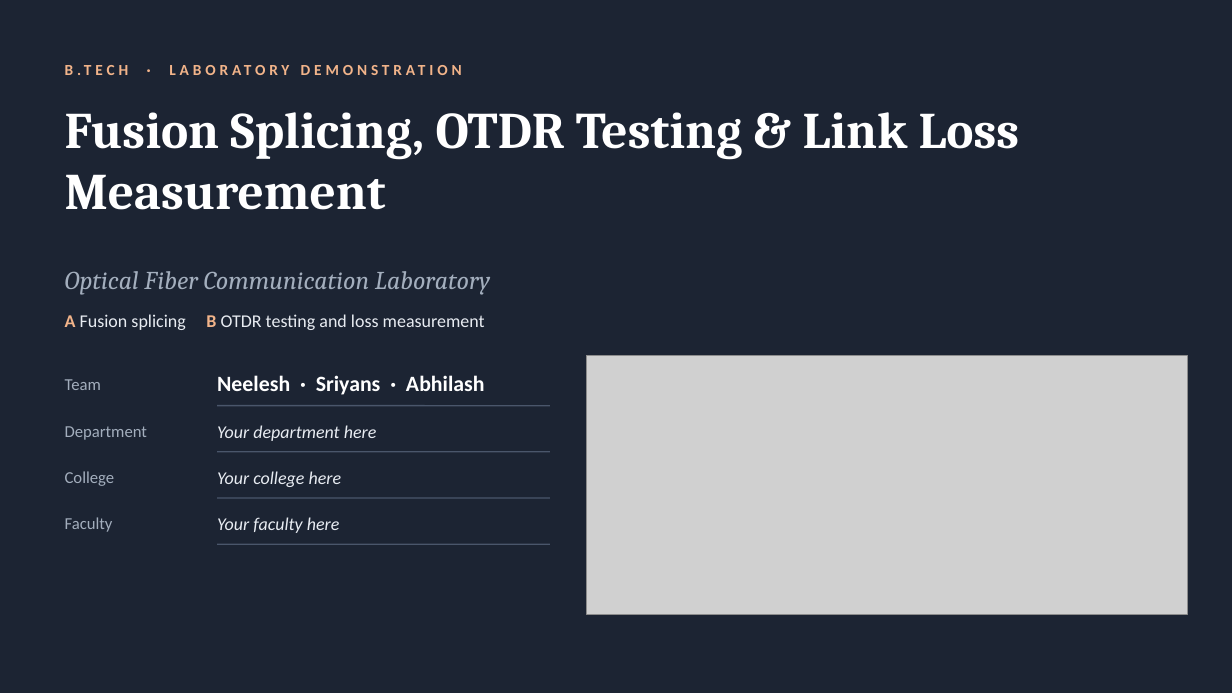
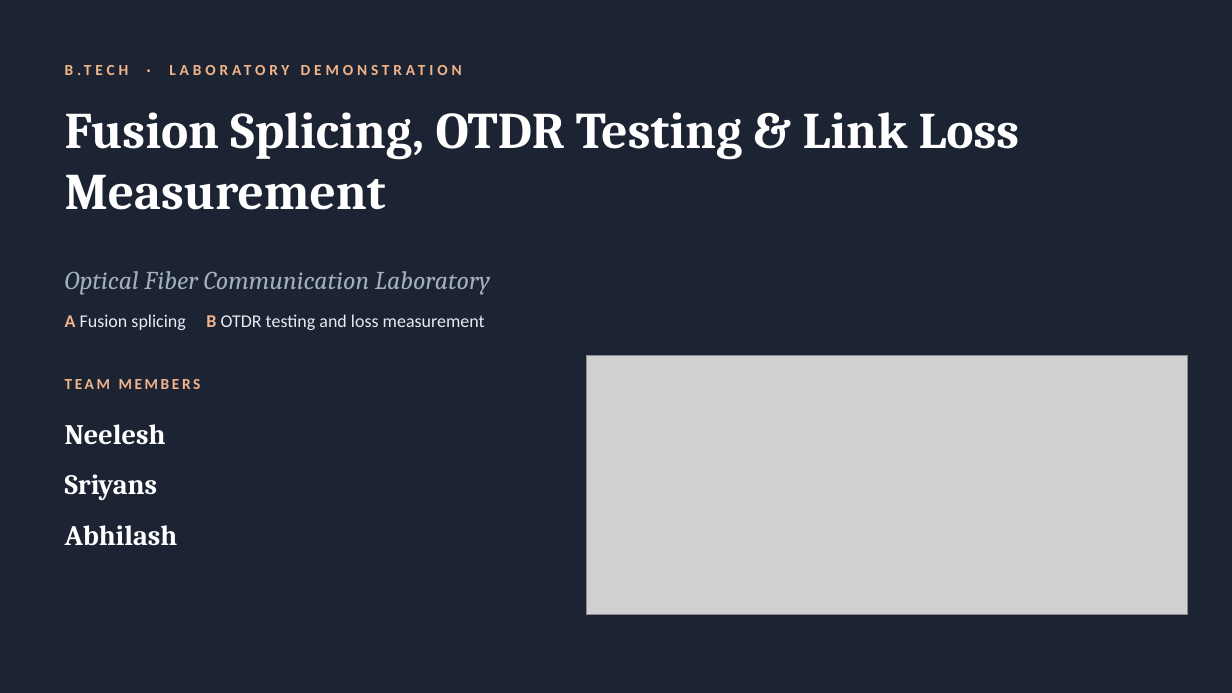
Before and after one commit to sriyansv/gemsontop, a slide deck: slide 1 of Fiber_Optic_Lab_Output/Fiber_Optic_Splicing_OTDR_Link_Loss.pptx. Drawn at 1232x693 pixels with LibreOffice and Linux fonts; fonts in the diff are those of the drawing; grey boxes stand for pictures. Boxes give left, top, right and bottom in pixels: in the first picture for what was removed or moved away, otherwise in the second. Text is boxed around its words. In the diff, an @@ line names an element or a change of style, - is before the commit and + after.

```diff
--- a/Fiber_Optic_Lab_Output/Fiber_Optic_Splicing_OTDR_Link_Loss.pptx
+++ b/Fiber_Optic_Lab_Output/Fiber_Optic_Splicing_OTDR_Link_Loss.pptx
@@ text at [65,379,201,389]: text changed; size 13 to 12 pt; text colour #A3AEBD to #F2B48A; bold on @@
-Team
+TEAM MEMBERS
@@ line removed from (217, 406) to (550, 406) @@
@@ text at [65,424,166,445]: text changed; size 17 to 22 pt; font Calibri to Cambria @@
-Neelesh · Sriyans · Abhilash
+Neelesh
@@ text removed at [65,426,147,440] @@
-Department
@@ text removed at [217,425,377,441] @@
-Your department here
@@ text removed at [65,471,115,486] @@
-College
@@ text added at [65,474,158,500], 22 pt, text #FFFFFF, bold @@
+Sriyans
@@ line removed from (217, 452) to (550, 452) @@
@@ text removed at [217,471,342,487] @@
-Your college here
@@ line removed from (217, 498) to (550, 498) @@
@@ text removed at [65,517,113,532] @@
-Faculty
@@ text added at [65,525,178,546], 22 pt, text #FFFFFF, bold @@
+Abhilash
@@ text removed at [217,517,340,533] @@
-Your faculty here
@@ line removed from (217, 544) to (550, 544) @@
```
Also in this commit, not shown: 3 other files.
